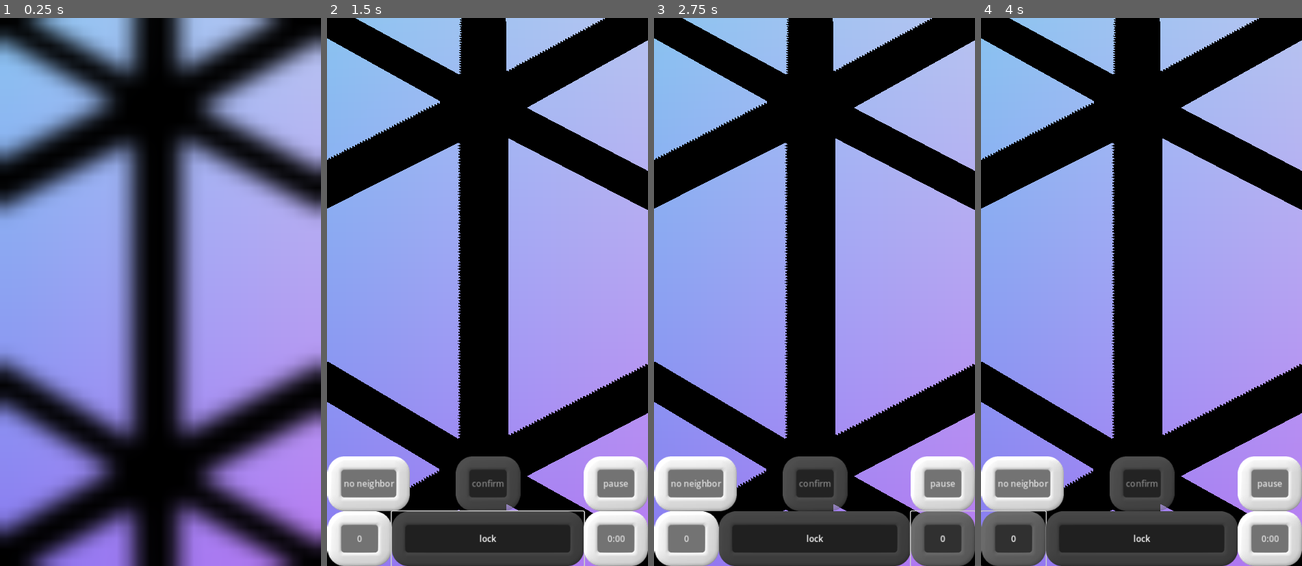
Above: before the commit, frames 1-4 (left to right).
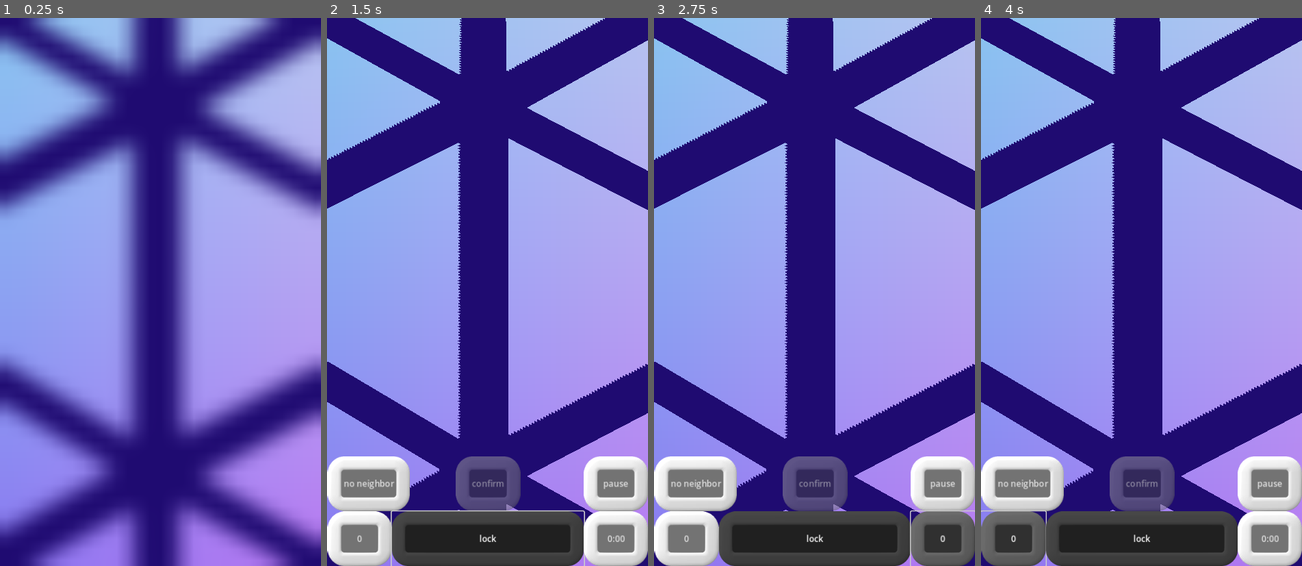
Above: after the commit, the same moments.

Repository: WalynC/sphereSweeperGodot
Game: Godot game, scene res://mainScenes/game.tscn
The game is run twice, just before and just after one commit, with the same random seed, the same clock (stepped at 60 frames per second) and the same inputs. Sound files missing from this copy of the repository are replaced by a short silence.
Inputs:
- Up to frame 1 (0.25 s): no input
- Up to frame 2 (1.5 s): click "0" at 0.5 s; click "lock" at 1.25 s
- Up to frame 3 (2.75 s): click "0:00" at 2 s
- Up to frame 4 (4 s): click "0" at 2.75 s; click "0" at 3.5 s

The runs differ from the first frame. In frame 1, 54% of the frame differs, in the area x 0-100%, y 0-100%; in frame 2, 35%; in frame 3, 36%; in frame 4, 36%.

Commit message:
Adds border color changes

Diff:
--- /dev/null
+++ b/boardVShader.tres
@@ -0,0 +1,134 @@
+[gd_resource type="VisualShader" load_steps=11 format=3 uid="uid://caokd5lbnelk4"]
+
+[sub_resource type="VisualShaderNodeVectorOp" id="VisualShaderNodeVectorOp_ueavq"]
+output_port_for_preview = 0
+default_input_values = [0, Quaternion(0, 0, 0, 0), 1, Quaternion(-1, -1, -1, 0)]
+op_type = 2
+operator = 2
+
+[sub_resource type="VisualShaderNodeVectorOp" id="VisualShaderNodeVectorOp_0r0wt"]
+output_port_for_preview = 0
+default_input_values = [0, Quaternion(0, 0, 0, 0), 1, Quaternion(0, 0, 0, 0)]
+op_type = 2
+operator = 2
+
+[sub_resource type="VisualShaderNodeVectorOp" id="VisualShaderNodeVectorOp_phl18"]
+output_port_for_preview = 0
+default_input_values = [0, Quaternion(0, 0, 0, 0), 1, Quaternion(0, 0, 0, 0)]
+op_type = 2
+
+[sub_resource type="VisualShaderNodeVectorOp" id="VisualShaderNodeVectorOp_y5err"]
+output_port_for_preview = 0
+default_input_values = [0, Quaternion(0, 0, 0, 0), 1, Quaternion(0, 0, 0, 0)]
+op_type = 2
+operator = 2
+
+[sub_resource type="VisualShaderNodeInput" id="VisualShaderNodeInput_jqoam"]
+input_name = "uv"
+
+[sub_resource type="VisualShaderNodeTexture2DParameter" id="VisualShaderNodeTexture2DParameter_imkku"]
+parameter_name = "Texture2DParameter"
+texture_filter = 1
+
+[sub_resource type="VisualShaderNodeTexture" id="VisualShaderNodeTexture_l7ci8"]
+output_port_for_preview = 0
+source = 5
+
+[sub_resource type="VisualShaderNodeInput" id="VisualShaderNodeInput_lm4we"]
+output_port_for_preview = 0
+input_name = "color"
+
+[sub_resource type="VisualShaderNodeColorParameter" id="VisualShaderNodeColorParameter_pddw3"]
+output_port_for_preview = 0
+parameter_name = "ColorParameter"
+default_value_enabled = true
+default_value = Color(0.113725, 1, 1, 1)
+
+[sub_resource type="VisualShaderNodeVectorOp" id="VisualShaderNodeVectorOp_a73am"]
+output_port_for_preview = 0
+default_input_values = [0, Quaternion(0, 0, 0, 0), 1, Quaternion(1, 1, 1, 0)]
+op_type = 2
+operator = 1
+
+[resource]
+code = "shader_type spatial;
+render_mode blend_mix, depth_draw_opaque, cull_back, diffuse_toon, specular_toon, shadows_disabled, ambient_light_disabled;
+
+uniform sampler2D Texture2DParameter : filter_nearest;
+uniform vec4 ColorParameter : source_color = vec4(0.113725, 1.000000, 1.000000, 1.000000);
+
+
+
+void fragment() {
+// Input:14
+	vec2 n_out14p0 = UV;
+
+
+	vec4 n_out16p0;
+// Texture2D:16
+	n_out16p0 = texture(Texture2DParameter, n_out14p0);
+
+
+// Input:2
+	vec4 n_out2p0 = COLOR;
+
+
+// VectorOp:13
+	vec4 n_out13p0 = n_out16p0 * n_out2p0;
+
+
+// VectorOp:9
+	vec4 n_in9p1 = vec4(1.00000, 1.00000, 1.00000, 0.00000);
+	vec4 n_out9p0 = n_out16p0 - n_in9p1;
+
+
+// VectorOp:10
+	vec4 n_in10p1 = vec4(-1.00000, -1.00000, -1.00000, 0.00000);
+	vec4 n_out10p0 = n_out9p0 * n_in10p1;
+
+
+// ColorParameter:8
+	vec4 n_out8p0 = ColorParameter;
+
+
+// VectorOp:11
+	vec4 n_out11p0 = n_out10p0 * n_out8p0;
+
+
+// VectorOp:12
+	vec4 n_out12p0 = n_out13p0 + n_out11p0;
+
+
+// Output:0
+	ALBEDO = vec3(n_out12p0.xyz);
+
+
+}
+"
+graph_offset = Vector2(-674.553, 28.5033)
+modes/diffuse = 3
+modes/specular = 1
+flags/shadows_disabled = true
+flags/ambient_light_disabled = true
+nodes/fragment/0/position = Vector2(680, 140)
+nodes/fragment/2/node = SubResource("VisualShaderNodeInput_lm4we")
+nodes/fragment/2/position = Vector2(-860, 20)
+nodes/fragment/8/node = SubResource("VisualShaderNodeColorParameter_pddw3")
+nodes/fragment/8/position = Vector2(-320, 780)
+nodes/fragment/9/node = SubResource("VisualShaderNodeVectorOp_a73am")
+nodes/fragment/9/position = Vector2(-420, 360)
+nodes/fragment/10/node = SubResource("VisualShaderNodeVectorOp_ueavq")
+nodes/fragment/10/position = Vector2(-220, 420)
+nodes/fragment/11/node = SubResource("VisualShaderNodeVectorOp_0r0wt")
+nodes/fragment/11/position = Vector2(0, 480)
+nodes/fragment/12/node = SubResource("VisualShaderNodeVectorOp_phl18")
+nodes/fragment/12/position = Vector2(400, 200)
+nodes/fragment/13/node = SubResource("VisualShaderNodeVectorOp_y5err")
+nodes/fragment/13/position = Vector2(-200, 40)
+nodes/fragment/14/node = SubResource("VisualShaderNodeInput_jqoam")
+nodes/fragment/14/position = Vector2(-1160, 420)
+nodes/fragment/15/node = SubResource("VisualShaderNodeTexture2DParameter_imkku")
+nodes/fragment/15/position = Vector2(-1320, 520)
+nodes/fragment/16/node = SubResource("VisualShaderNodeTexture_l7ci8")
+nodes/fragment/16/position = Vector2(-800, 340)
+nodes/fragment/connections = PackedInt32Array(9, 0, 10, 0, 10, 0, 11, 0, 8, 0, 11, 1, 11, 0, 12, 1, 12, 0, 0, 0, 2, 0, 13, 1, 13, 0, 12, 0, 16, 0, 9, 0, 14, 0, 16, 0, 15, 0, 16, 2, 16, 0, 13, 0)
--- a/mainScenes/game.tscn
+++ b/mainScenes/game.tscn
@@ -1,11 +1,12 @@
-[gd_scene load_steps=45 format=3 uid="uid://usiusro6nnqg"]
+[gd_scene load_steps=47 format=3 uid="uid://usiusro6nnqg"]
 
 [ext_resource type="Script" path="res://scripts/GameManager.gd" id="1_phl8j"]
 [ext_resource type="Environment" uid="uid://cjlyjiv35f4y3" path="res://environmentNormal.tres" id="2_87th6"]
-[ext_resource type="Material" uid="uid://d113q267j7oa0" path="res://baseMat.tres" id="2_wc7oy"]
 [ext_resource type="Material" uid="uid://dxfngky0b820a" path="res://iconMat.tres" id="3_3hapr"]
+[ext_resource type="Shader" uid="uid://caokd5lbnelk4" path="res://boardVShader.tres" id="4_6h865"]
 [ext_resource type="Material" uid="uid://bjf7ju8dgqwi1" path="res://glowShader.tres" id="4_w2e11"]
 [ext_resource type="Script" path="res://scripts/GlowSphere.gd" id="5_lsqos"]
+[ext_resource type="Texture2D" uid="uid://lxllurc0jbjm" path="res://texture.png" id="5_ww78h"]
 [ext_resource type="PackedScene" uid="uid://rwawmt27ljkw" path="res://uiScenes/lose_screen.tscn" id="5_ya7ol"]
 [ext_resource type="PackedScene" uid="uid://bwue6rvli2gbi" path="res://uiScenes/win_screen.tscn" id="6_h0wn7"]
 [ext_resource type="Script" path="res://scripts/Controls.gd" id="6_pd3oa"]
@@ -35,6 +36,12 @@
 [ext_resource type="AudioStream" uid="uid://c7552iopov3fc" path="res://Sounds/xylC2.wav" id="31_5mdfl"]
 [ext_resource type="AudioStream" uid="uid://blx7bqr1tl2xm" path="res://Sounds/wind woosh loop.ogg" id="33_yumah"]
 
+[sub_resource type="ShaderMaterial" id="ShaderMaterial_kgqlv"]
+render_priority = 0
+shader = ExtResource("4_6h865")
+shader_parameter/ColorParameter = Color(0.113725, 0.054902, 0.345098, 1)
+shader_parameter/Texture2DParameter = ExtResource("5_ww78h")
+
 [sub_resource type="ArrayMesh" id="ArrayMesh_jt1kb"]
 
 [sub_resource type="ConcavePolygonShape3D" id="ConcavePolygonShape3D_s1hfp"]
@@ -91,7 +98,7 @@
 [node name="WorldPivot" type="Node3D" parent="."]
 
 [node name="board" type="MeshInstance3D" parent="WorldPivot"]
-material_override = ExtResource("2_wc7oy")
+material_override = SubResource("ShaderMaterial_kgqlv")
 cast_shadow = 0
 mesh = SubResource("ArrayMesh_jt1kb")
 skeleton = NodePath("../..")
